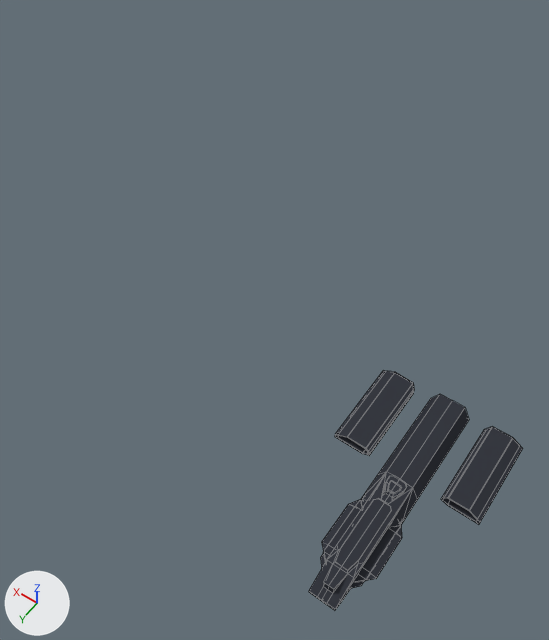
What one commit did to the Blender file ship.blend.
Rendered twice from a 50 mm lens placed at (-3.19, 11.22, 23.5), pointed at (4.48, 0.48, 6.62). Arrows for +X, +Y and +Z are at lower left; the lights stay in place. Mesh edges are drawn as thin lines.
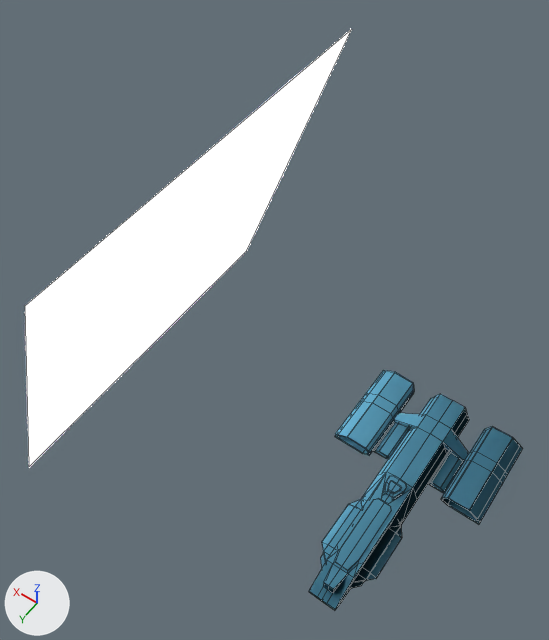
Changed parts and their boxes [x1, y1, x2, y2] in the pictures (549 x 640 px; the box of a moved part takes in the faces that stretch with it):
```json
{"object": "Plane.001", "change": "added", "after": [25, 29, 352, 467]}
{"part": 1, "of": "me_plane", "change": "added", "after": [373, 422, 464, 494]}
{"part": 2, "of": "me_plane", "change": "moved or reshaped", "before": [322, 370, 523, 581], "after": [322, 370, 523, 581]}
{"part": 3, "of": "me_plane", "change": "recoloured", "before": [309, 436, 477, 610], "after": [309, 436, 477, 610]}
```

Edits to the scene script, one JSON object a line:
```json
{"op": "add", "block": "mat_material_003", "code": ["mat_material_003 = diffuse_material('Material.003')", "mat_material_003.base_color = (0.00434, 0.0141, 0.0204)  # black #0e2027"]}
{"op": "add", "block": "mat_material_001", "code": ["mat_material_001 = emission_material('Material.001')", "mat_material_001.base_color = (0.8, 0.8, 0.8)  # white #e7e7e7", "mat_material_001.strength = 112.2"]}
{"block": "me_plane", "where": "# used by ob_plane; location = (0.0, 0.0, 0.01)"}
{"op": "remove", "block": "me_plane", "code": "me_plane.from_pydata(...)  # 151 vertices, 109 faces, 16 loose edges; spans x 0.0..2.78, y -4.08..4.3, z -0.15..1.28"}
{"op": "add", "block": "me_plane", "code": "me_plane.from_pydata(...)  # 209 vertices, 164 faces, 15 loose edges; spans x 0.0..2.78, y -4.08..4.3, z -0.15..1.28"}
{"block": "me_plane", "change": "me_plane part 1: the loose piece of 28 vertices spanning x 1.37..2.78, y -4.08..-0.74, z -0.07..0.39 is copied, and the copy is scaled about its middle by 0.45, then moved by (-1.01, 0.64, -0.05), in mat_material_003 (black #0e2027); it spans x 0.75..1.38, y -2.52..-1.02, z 0.01..0.22"}
{"block": "me_plane", "change": "me_plane part 2"}
{"block": "me_plane", "change": "1 vertex is removed from x 0.48, y -0.53, z 0.69"}
{"block": "me_plane", "change": "61 faces are deleted"}
{"block": "me_plane", "change": "1 loose edge is deleted"}
{"block": "me_plane", "change": "26 vertices are added at x 0.0..2.78, y -3.99..-0.26, z -0.07..0.7"}
{"block": "me_plane", "change": "5 new vertices lie (0.0, -1.67, 0.0) away from vertices in x 1.55..2.78, y -0.8..-0.77, z -0.07..0.39"}
{"block": "me_plane", "change": "88 new faces join them"}
{"block": "me_plane", "change": "me_plane part 3: 94 faces spanning x 0.0..2.78, y -4.08..4.3, z -0.15..0.81 switch from mat_material (black #373941) to mat_material_003 (black #0e2027)"}
{"op": "add", "block": "me_plane_001", "code": ["me_plane_001 = bpy.data.meshes.new('Plane.001')", "me_plane_001.from_pydata([(-1.0, -1.0, 0.0), (1.0, -1.0, 0.0), (-1.0, 1.0, 0.0), (1.0, 1.0, 0.0)], [], [(0, 1, 3, 2)])", "me_plane_001.materials.append(mat_material_001)  # white #e7e7e7"]}
{"op": "add", "block": "ob_plane_001", "code": ["ob_plane_001 = bpy.data.objects.new('Plane.001', me_plane_001)", "ob_plane_001.location = (7.91, 0.69, 6.75)", "ob_plane_001.rotation_euler = (0.0, -1.91, 0.0)  # degrees (0, -109, 0)", "ob_plane_001.scale = (5.84, 5.84, 5.84)"]}
```
